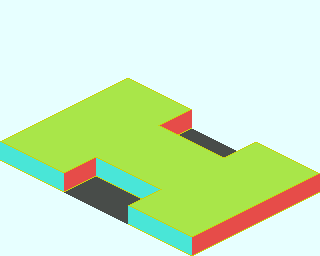
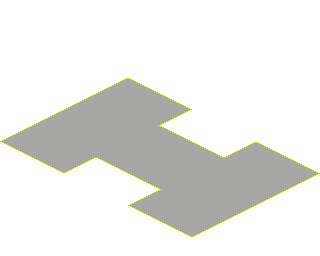
Two versions of the same layered image (w=320, h=256). Layer-by-layer changes:
painted on "Wall_T" over (2, 79, 318, 236)
removed layer "Wall_S" over (0, 79, 318, 255)
removed layer "Wall_EB" over (0, 79, 320, 255)
removed layer "Wire_Base" over (0, 97, 320, 256)
removed layer "Road" over (64, 129, 256, 224)
removed layer "Base_Plate_4x6.png" over (0, 0, 320, 256)
